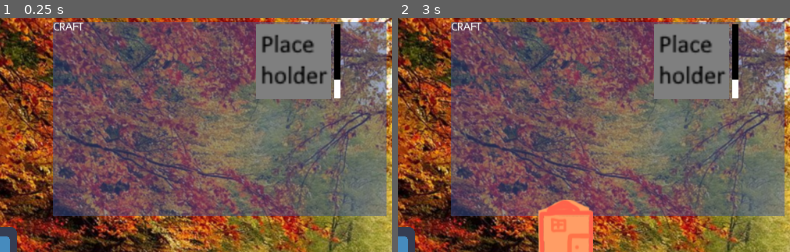
Above: before the commit, frames 1-2 (left to right).
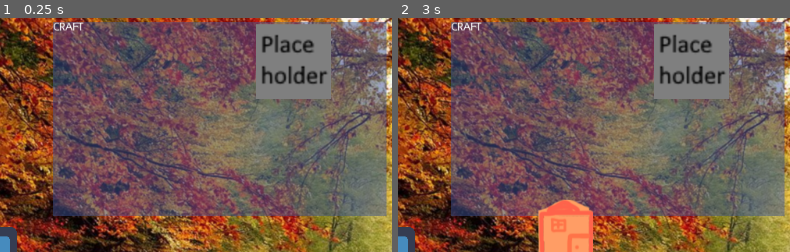
Above: after the commit, the same moments.

Repository: Xinginn/proficio
Game: Godot game, scene res://scenes/Playground/Playground.tscn
Same seed, same stepped clock (60 frames per second), same inputs: the game is played once before the commit and once after it. The engine's default icon, where the game draws it, is replaced by a stand-in: a white triangle on a blue panel in a dark square.
Inputs (mouse positions are % of the whole screen's width and height, from its top left):
- Up to frame 1 (0.25 s): no input
- Up to frame 2 (3 s): click (4, 91) at 0.5 s; click (4, 91) at 1.25 s; click (4, 91) at 2 s; tap Enter at 2.75 s; move the mouse to (71, 45) at 2.77 s; click (71, 45) at 2.92 s
The pictures show only the part of the screen within x 50-100%, y 0-50%; the shares and areas given below are measured in that part.

The runs differ from the first frame. In frame 1, 0.6% of the frame differs, in the area x 85-87%, y 2-35%; in frame 2, 0.6%.

Commit message:
systeme de craft posé
+craft fonctionnel: ajout / retrait en queue, progression du craft
+ajout d'objet crafté en fin de progression et switch à l'element suivant dans la craft_queue
+pas encore de dépense de ressources
+déplacement du gain d'xp de la classe d'objet à l'action à l'origine (en l'occurrence, la validation de la progression à 100% dans le building) pour dé-systématiser le gain de xp
+ajout de la valeur de xp au craft_data

Diff:
--- a/classes/data_holders/craft_data.gd
+++ b/classes/data_holders/craft_data.gd
@@ -6,13 +6,17 @@
 var product
 var product_name
 var stamina
+var skill
+var xp
 var resources
 var needed_progress
 
-func _init(_id, _product, _name, _stamina, _resources, _needed_progress = 1000):
+func _init(_id, _product, _name, _stamina, _skill, _xp, _resources, _needed_progress = 1000):
   id = _id
   product = _product
   product_name = _name
   stamina = _stamina
+  skill = _skill
+  xp = _xp
   resources = _resources
   needed_progress = _needed_progress
--- a/classes/item/equipable/armors/leather_jacket.gd
+++ b/classes/item/equipable/armors/leather_jacket.gd
@@ -2,7 +2,7 @@
 
 class_name LeatherJacket
 
-func _init(crafter = null, allow_xp: bool = true):
+func _init(crafter = null):
   #valeurs immuables (nom, poids)
   label = "Veste de cuir"
   _name = "leather_jacket"
@@ -15,10 +15,9 @@
 
   #TODO sortir le px de cet endroit: plutot définir la stat et la quatité d'xp
   # du gain de px
-  if crafter != null && allow_xp:
+  if crafter != null:
     bonus_def = int(crafter.leatherwork * 0.35)
     bonus_move_speed = int(crafter.leatherwork * 0.1)
-    crafter.gain_xp("leatherwork", 4)
 
   def = WearAttribute.new(base_def + bonus_def, "light_armor", 0.1)
   move_speed = WearAttribute.new(base_move_speed + bonus_move_speed, "light_armor", 0.05)
--- a/entities/Actor/Actor.gd
+++ b/entities/Actor/Actor.gd
@@ -27,6 +27,8 @@
   "ring": null
  }
 
+var inventory: Array = []
+
 func move_to(coords: Vector2) -> void:
   target_position = coords
 
@@ -46,7 +48,8 @@
 # puis augmente d'une fraction les compétences des équipements qui ameillorent aussi cette stat
 # ex: gain d'xp de def -> porte une armure légere qui augmente la def -> gain d'xp d'armure legere
 func gain_xp(attr, xp_value):
-#  print("xp gain for " + attr)
+  if attr != "construction":
+    print("xp gain for " + attr)
   # gain de base
   var new_xp = get(attr + "_xp") + xp_value
   set(attr + "_xp", new_xp)
--- a/entities/Building/Building.gd
+++ b/entities/Building/Building.gd
@@ -31,17 +31,25 @@
   if health == 0:
     emit_signal('building_destroyed', self)
     queue_free()
+  if health == max_health:
+    emit_signal('building_constructed', self)
+    is_building = false
+    emit_signal("player_entered_owned_building", building_data)
 
 func _set_craft_progress(value) -> void:
   craft_progress = value
   emit_signal('craft_progress_changed', craft_progress)
   if craft_queue.size() > 0:
     if craft_progress >= craft_queue[0].needed_progress:
-      # TODO creation item
-
-      print('should add item:', craft_queue[0].product.label)
-      # TODO gain de pex
-      # TODO  changement d'item
+      building_owner.inventory.append(craft_queue[0].product.new(building_owner))
+      # gain de pex
+      building_owner.gain_xp("leatherwork", 4)
+      # changement d'item
+      craft_queue.pop_front()
+      emit_signal('craft_queue_changed', craft_queue)
+      if craft_queue.size() == 0:
+        is_crafting = false
+      craft_progress = 0
 
 func init(_owner, data, pos) -> void:
   building_owner = _owner
@@ -74,18 +82,24 @@
     var health_gain = HEALTH_GAIN_PER_SECOND * building_owner.construction * delta
     self.health += health_gain
     building_owner.gain_xp("construction", HEALTH_GAIN_PER_SECOND * delta)
-    if health >= max_health:
-      emit_signal('building_constructed', self)
-      is_building = false
-      emit_signal("player_entered_owned_building", building_data)
   elif is_crafting:
-    print("should progress craft")
+    if craft_queue.size() == 0:
+      is_crafting = false
+      return
+    var skill_level = building_owner.get(craft_queue[0].skill)
+    var craft_gain = CRAFT_GAIN_PER_SECOND * skill_level * delta
+    self.craft_progress += craft_gain
+  else:
+    pass
 
 # signaux: recipe_button -> craft panel -> ici
 func _on_recipe_requested(craft_data) -> void:
-  if craft_queue.size() < MAX_QUEUE_SIZE:
+  var queue_size = craft_queue.size()
+  if queue_size < MAX_QUEUE_SIZE:
     craft_queue.append(craft_data)
     emit_signal('craft_queue_changed', craft_queue)
+  if queue_size == 0:
+    is_crafting = true
 
 func _on_cancel_requested(index) -> void:
   craft_queue.remove(index)
--- a/entities/recipe_button/recipe_button.gd
+++ b/entities/recipe_button/recipe_button.gd
@@ -7,7 +7,7 @@
 
 func _initialize(_data: CraftData):
   craft_data = _data
-  expected_product = _data.product.new(GameManager.player_actor, false)
+  expected_product = _data.product.new(GameManager.player_actor)
 
   var texture = load('res://assets/icons/' + expected_product._name + ".png")
   if !!texture:
--- a/globals/data.gd
+++ b/globals/data.gd
@@ -4,8 +4,8 @@
 var buildings = []
 
 func _ready():
-  # id, product, stamina, resources, ?needed_progress = 1000
-  crafts.append(CraftData.new(0, LeatherJacket, "leather_jacket", 4, {"leather": 2}, 800))
+  # id, product, name, stamina, skill, xp, resources, ?needed_progress = 1000
+  crafts.append(CraftData.new(0, LeatherJacket, "leather_jacket", 4, "leatherwork", 10, {"leather": 2}, 800))
 
   # id, label, max_health, resources, ?craft_ids = []
   buildings.append(BuildingData.new(0, "test", 500, 4, {"wood": 4}, [0]))
--- a/scenes/Playground/Playground.gd
+++ b/scenes/Playground/Playground.gd
@@ -30,6 +30,7 @@
   new_building.connect('player_entered_owned_building', craft_panel, "_on_player_entered_owned_building")
   new_building.connect('player_exited_owned_building', craft_panel, "_on_player_exited_owned_building")
   new_building.connect('craft_queue_changed', craft_panel, "_on_craft_queue_changed")
+  new_building.connect('craft_progress_changed', craft_panel, "_on_craft_progress_changed")
   craft_panel.connect('recipe_requested', new_building, '_on_recipe_requested')
   craft_panel.connect('cancel_requested', new_building, '_on_cancel_requested')
   build_mode_off()
--- a/scenes/playground/craft_panel.gd
+++ b/scenes/playground/craft_panel.gd
@@ -34,16 +34,18 @@
 
 func _on_craft_queue_changed(queue: Array) -> void:
   # signal in
-  print("panel received new queue")
   var queue_size = queue.size()
   if queue_size == 0:
     # ici, queue vide donc on nettoie tout
     current_craft_icon.texture = null
     current_craft_progress_bar.value = 0
+    current_craft_progress_bar.hide()
     for child in queue_container.get_children():
       child.hide()
   else:
+    current_craft_icon.show()
     current_craft_icon.texture = load('res://assets/icons/' + queue[0].product_name + ".png")
+    current_craft_progress_bar.show()
     current_craft_progress_bar.max_value = queue[0].needed_progress
     # gestion de boutons (queue en plus du premier slot)
     for i in range(1, queue_size):
@@ -55,12 +57,13 @@
 func _on_queue_button_cancel_pressed(index) -> void:
   emit_signal('cancel_requested', index)
 
-
 func _on_recipe_button_pressed(craft_data) -> void:
   emit_signal('recipe_requested', craft_data)
 
 func _ready() -> void:
+
   for i in range(1, 9):
+    current_craft_progress_bar.hide()
     var new_button = queue_button_scene.instance()
     queue_container.add_child(new_button)
     queue_buttons.append(new_button)
